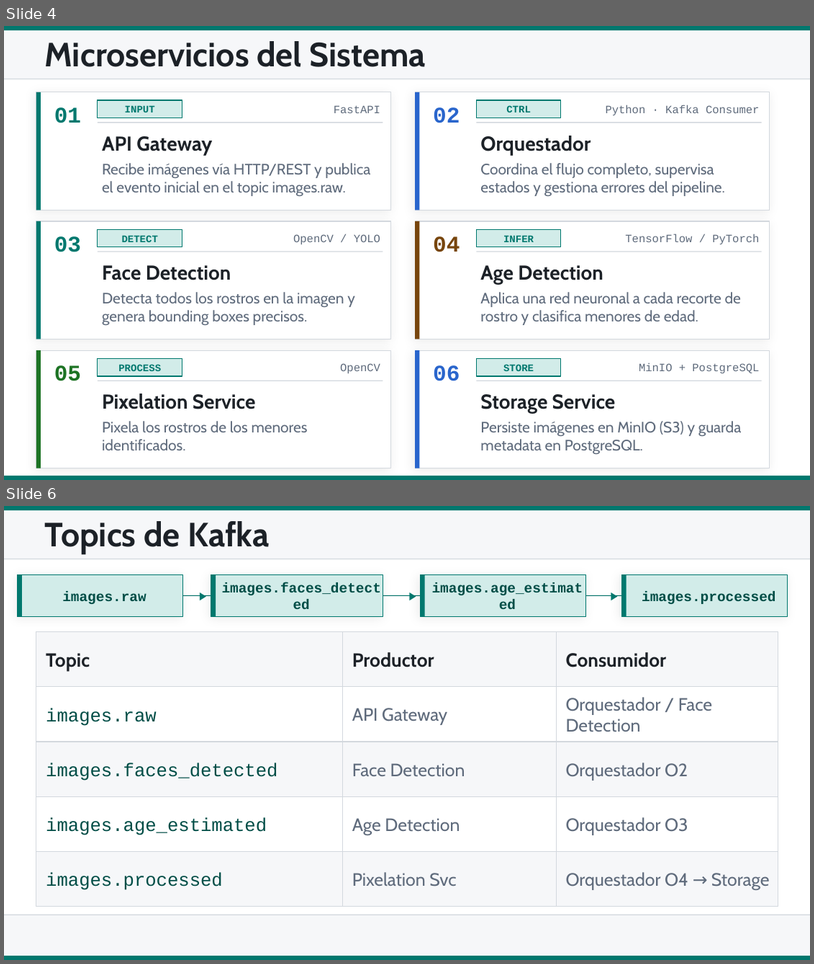
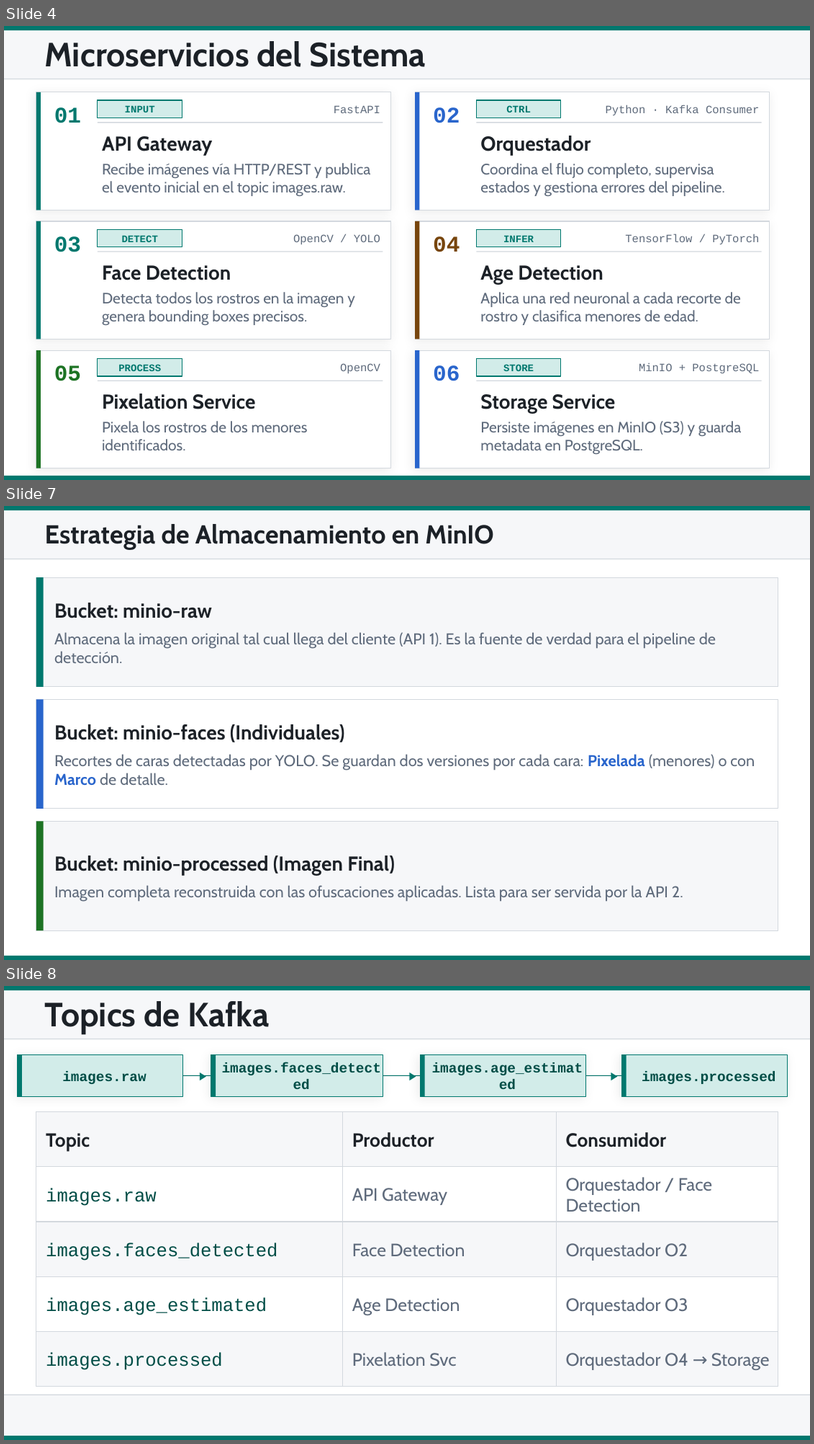
Before and after one commit to SureKT/Censura_Menores, a slide deck: docs/Pixelado de menores con IA.pptx. Shown one above the other, each under a label of ours: slides 4 and 6 before the commit, slides 4, 7 and 8 after it; the slides between them are not shown. The pictures are 814x964 and 814x1444 pixels, drawn with LibreOffice and Linux fonts; fonts in the diff are those of the drawing. Boxes give left, top, right and bottom in pixels: in the first picture for what was removed or moved away, otherwise in the second. Text is boxed around its words. In the diff, an @@ line names an element or a change of style, - is before the commit and + after.

```diff
--- a/docs/Pixelado de menores con IA.pptx
+++ b/docs/Pixelado de menores con IA.pptx
@@ slide 7 added at [4, 506, 810, 960], background #FFFFFF @@
@@ rectangle added at [4, 506, 810, 559], fill #F6F7F9 @@
@@ rectangle added at [4, 506, 810, 511], fill #00786E @@
@@ text added at [45, 524, 494, 550], 23.2 pt, text #1C2127, bold @@
+Estrategia de Almacenamiento en MinIO
@@ rectangle added at [4, 559, 810, 559], fill #D3D8DE @@
@@ rectangle added at [36, 578, 778, 687], fill #F6F7F9, outline #D3D8DE 0.75 pt @@
@@ rectangle added at [36, 578, 44, 687], fill #00786E @@
@@ text added at [54, 602, 716, 663], 14 pt, text #5F6B7C @@
+Bucket: minio-raw
+Almacena la imagen original tal cual llega del cliente (API 1). Es la fuente de verdad para el pipeline de detección.
@@ rectangle added at [36, 700, 778, 808], fill #FFFFFF, outline #D3D8DE 0.75 pt @@
@@ rectangle added at [36, 700, 44, 808], fill #2965CC @@
@@ text added at [54, 724, 755, 785], 14 pt, text #5F6B7C @@
+Bucket: minio-faces (Individuales)
+Recortes de caras detectadas por YOLO. Se guardan dos versiones por cada cara: Pixelada (menores) o con Marco de detalle.
@@ rectangle added at [36, 821, 778, 930], fill #F6F7F9, outline #D3D8DE 0.75 pt @@
@@ rectangle added at [36, 821, 44, 930], fill #1D7324 @@
@@ text added at [54, 855, 684, 901], 14 pt, text #5F6B7C @@
+Bucket: minio-processed (Imagen Final)
+Imagen completa reconstruida con las ofuscaciones aplicadas. Lista para ser servida por la API 2.
@@ rectangle added at [4, 955, 810, 960], fill #00786E @@
@@ what was slide 6 is now slide 8 @@
```
Also in this commit, not shown: 2 slides changed, 1 other slide added, 3 other files.
